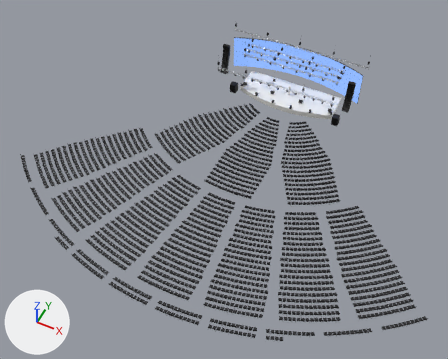
What one commit did to the glTF model samples/panoramic-keynote.glb.
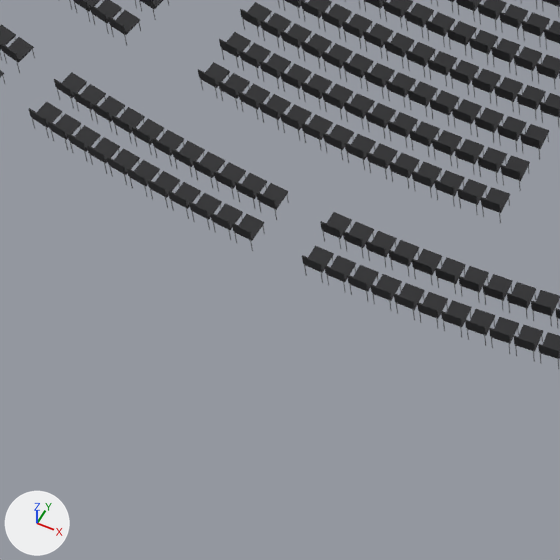
The first picture shows the older version from a 50 mm lens placed at (27.2, -78.0, 72.0), pointed at (-0.1, -23.5, 3.8). The close-ups show the older and then the newer version on the part from 23% to 44% of the width and 74% to 100% of the height of that picture. Only the edits that show in the close-ups are written down. Arrows for +X, +Y and +Z are at lower left; the lights stay in place. Where no turn or scale is listed for an object, it has been applied to the vertices.
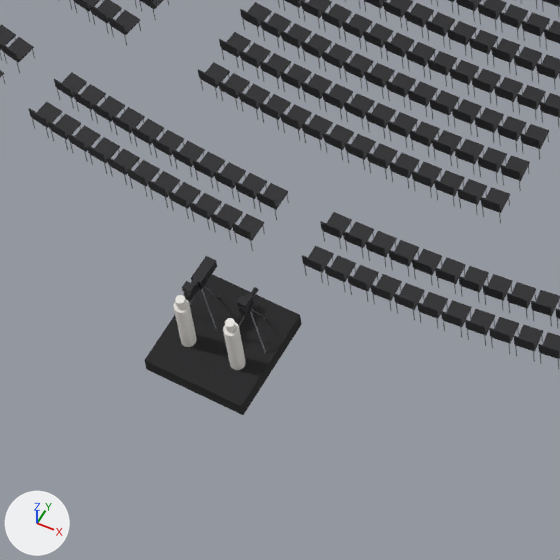
Pixel boxes (x1, y1, x2, y2) of what changed, in the close-ups (560 x 560 px):
'BC.PLATFORM.FOH', added (black): after (144, 274, 302, 415)
'BC.CAM.1.OP', added: after (174, 295, 197, 347)
'BC.CAM.2.OP', added: after (223, 318, 246, 370)
'BC.CAM.1', added (black): after (182, 256, 217, 301)
'BC.CAM.2', added: after (237, 287, 258, 316)
'BC.CAM.2.SUPPORT', added: after (238, 301, 266, 354)
'BC.CAM.1.SUPPORT', added: after (190, 287, 219, 332)

The change in detail:
Material 'SC_Camera' (mat_sc_camera) is new.
Its base color is (0.0194, 0.0194, 0.0232) (black #26262a).
Its metallic is 0.4.
Material 'SC_Camera_Platform' (mat_sc_camera_platform) is new.
Its base color is (0.013, 0.013, 0.0144) (black #1e1e20).
Its roughness is 0.9.
Mesh me_bc_cam_2_op is new.
It has 72 vertices, 128 faces and spans x -0.17..0.17, y -0.17..0.17, z 0.0..1.75.
It uses material mat_sc_reference_figure (white #ebe8e3).
Mesh me_bc_cam_1_op is new.
It has 72 vertices, 128 faces and spans x -0.17..0.17, y -0.17..0.17, z 0.0..1.75.
It uses material mat_sc_reference_figure (white #ebe8e3).
Mesh me_bc_cam_2_support is new.
It has 109 vertices, 204 faces and spans x -0.428..0.434, y -0.261..0.495, z -1.506..-0.06.
Faces by material slot: [12, 192].
It uses material mat_sc_camera (black #26262a).
It uses material mat_sc_leg_steel (grey #9a9aa0).
Mesh me_sc_cam_hdc3500_cj20ex7_8b is new.
It has 52 vertices, 88 faces and spans x -0.109..0.113, y -0.252..0.349, z -0.136..0.284.
It uses material mat_sc_camera (black #26262a).
Mesh me_bc_cam_1_support is new.
It has 109 vertices, 204 faces and spans x -0.434..0.428, y -0.261..0.495, z -1.506..-0.06.
Faces by material slot: [12, 192].
It uses material mat_sc_camera (black #26262a).
It uses material mat_sc_leg_steel (grey #9a9aa0).
Mesh me_sc_cam_hdc3500_uhd_digisuper_90_uj90x9b is new.
It consists of a box spanning x -69.0..69.0, y -134.0..134.0, z -480.0..-112.0; a box spanning x -110.0..110.0, y -284.0..-134.0, z -460.0..-280.0; a box spanning x -125.0..125.0, y -128.0..128.0, z -112.0..498.0.
It uses material mat_sc_camera (black #26262a).
Mesh me_bc_platform_foh is new.
It is a box spanning x -1.22..1.22, y -48.54..-46.11, z 0.0..0.41.
It uses material mat_sc_camera_platform (black #1e1e20).
Object 'BC.CAM.2.OP' (ob_bc_cam_2_op) is new; it shows me_bc_cam_2_op.
Its location is (0.62, -47.71, 0.41).
Object 'BC.CAM.1.OP' (ob_bc_cam_1_op) is new; it shows me_bc_cam_1_op.
Its location is (-0.62, -47.71, 0.41).
Object 'BC.CAM.2.SUPPORT' (ob_bc_cam_2_support) is new; it shows me_bc_cam_2_support.
Its location is (0.61, -47.01, 1.91).
Object 'BC.CAM.2' (ob_bc_cam_2) is new; it shows me_sc_cam_hdc3500_cj20ex7_8b.
Its location is (0.61, -47.01, 1.91).
Object 'BC.CAM.1.SUPPORT' (ob_bc_cam_1_support) is new; it shows me_bc_cam_1_support.
Its location is (-0.61, -47.01, 1.91).
Object 'BC.CAM.1' (ob_bc_cam_1) is new; it shows me_sc_cam_hdc3500_uhd_digisuper_90_uj90x9b.
Its parent is ob_80_01_cameras.
Its location is (-609.6, -1906.0, -47007.0).
Its rotation in degrees is (0.4, 0.7, 0).
Object '80_01_CAMERAS' (ob_80_01_cameras) is new.
Its parent is ob_80_broadcast.
Its location is (0.0, 0.0, 0.0).
Object '80_BROADCAST' (ob_80_broadcast) is new.
Its parent is ob_stagecraft.
Its location is (0.0, 0.0, 0.0).
Object 'BC.PLATFORM.FOH' (ob_bc_platform_foh) is new; it shows me_bc_platform_foh.
Its location is (0.0, 0.0, 0.0).
